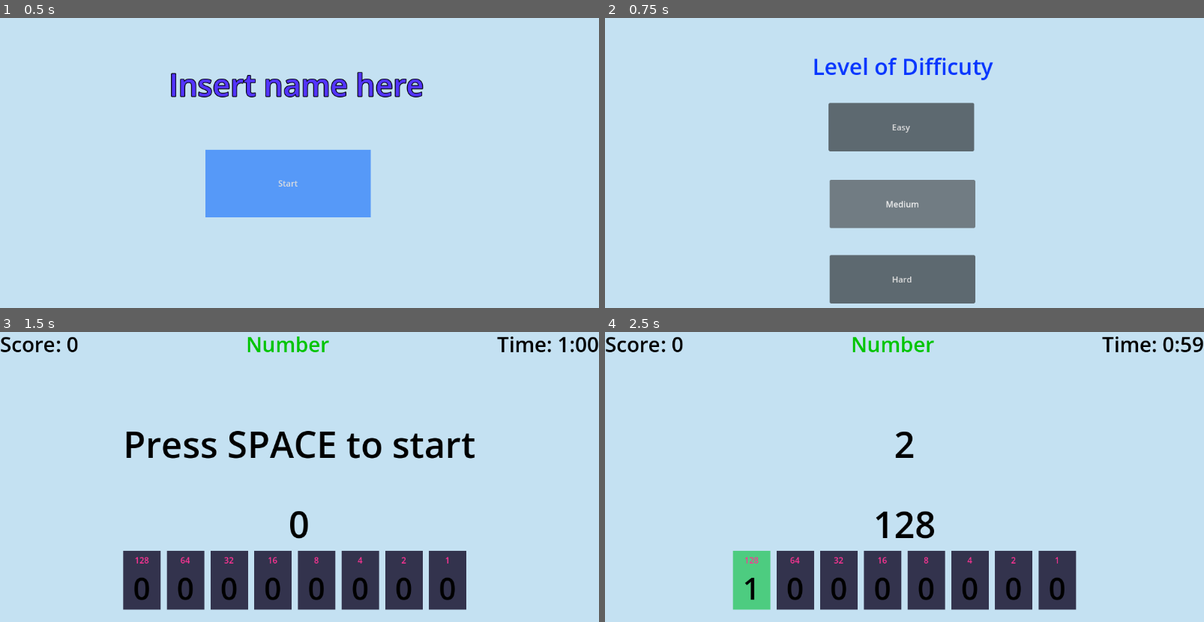
Above: before the commit, frames 1-4 (two rows, left to right).
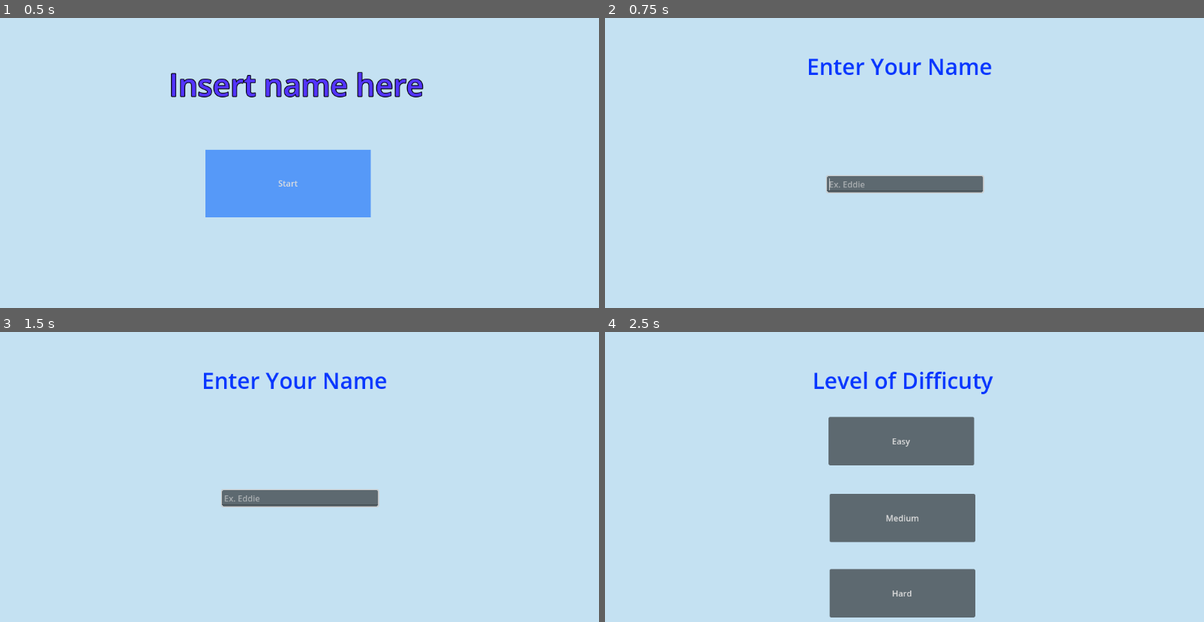
Above: after the commit, the same moments.

Repository: syddddddd/COMP4900_Project2
Game: Godot game, scene res://HomePage.tscn
Two runs of this game, one before a commit and one after it. Both use one fixed random seed, a clock stepped at 60 frames per second and the inputs below.
Inputs (mouse positions are in pixels of both pictures, inside the frame that each line leads up to):
- Up to frame 1 (0.5 s): no input
- Up to frame 2 (0.75 s): click "Start" at 0.5 s
- Up to frame 3 (1.5 s): click (293, 442) at 1.25 s, where only the run before the commit has a clickable "Easy"
- Up to frame 4 (2.5 s): tap Space at 2 s; move the mouse to (748, 581) at 2.02 s; click (748, 581) at 2.17 s; tap Enter (ui_accept) at 2.27 s

Frame 1 is identical in both runs. In frame 2, 13% of the frame differs, in the area x 34-65%, y 13-99%; in frame 3, 16%; in frame 4, 21%, in the area x 0-100%, y 1-99%.

Commit message:
added name functionality

Diff:
--- a/project-2-comp-49000/NameSelect.tscn
+++ b/project-2-comp-49000/NameSelect.tscn
@@ -1,8 +1,11 @@
-[gd_scene load_steps=2 format=3 uid="uid://lol6twad70hw"]
+[gd_scene load_steps=3 format=3 uid="uid://lol6twad70hw"]
+
+[ext_resource type="Script" uid="uid://723yndgu01gp" path="res://name_select.gd" id="1_tc8jb"]
 
 [sub_resource type="Theme" id="Theme_boddn"]
 
 [node name="Node2D" type="Node2D"]
+script = ExtResource("1_tc8jb")
 
 [node name="Background" type="ColorRect" parent="."]
 offset_right = 1154.0
--- /dev/null
+++ b/project-2-comp-49000/name_select.gd
@@ -0,0 +1,20 @@
+extends Node2D
+
+@onready var line_edit = $CenterContainer/LineEdit
+
+
+# Called when the node enters the scene tree for the first time.
+func _ready() -> void:
+	# Connect the text_submitted signal (fires when Enter is pressed)
+	line_edit.text_submitted.connect(_on_line_edit_text_submitted)
+
+	line_edit.grab_focus()
+
+func _on_line_edit_text_submitted(new_text: String):
+	# Set the global variable
+	Global.playername = new_text
+
+	print("Player name set to: ", Global.playername)
+
+	# Transition to next scene
+	get_tree().change_scene_to_file("res://Difficulty.tscn")
--- a/project-2-comp-49000/start_button.gd
+++ b/project-2-comp-49000/start_button.gd
@@ -6,4 +6,4 @@
 
 func _on_pressed() -> void:
 	print("Start Button pressed")
-	get_tree().change_scene_to_file("res://Difficulty.tscn")
+	get_tree().change_scene_to_file("res://NameSelect.tscn")
Not shown, added: project-2-comp-49000/name_select.gd.uid
